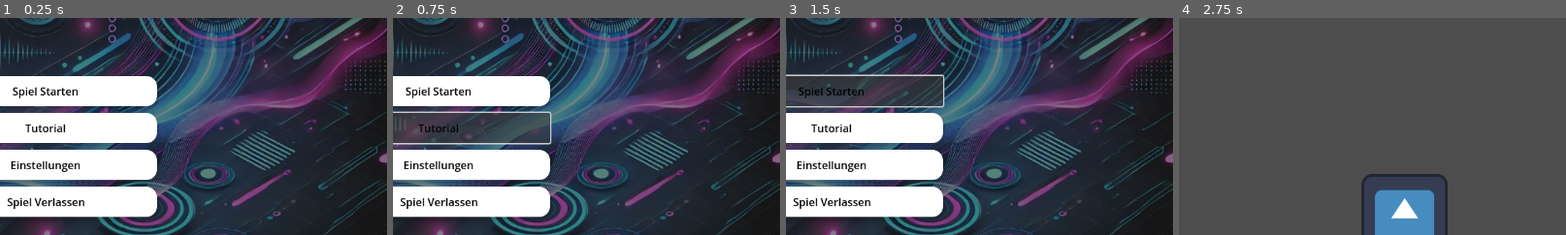
Above: before the commit, frames 1-4 (left to right).
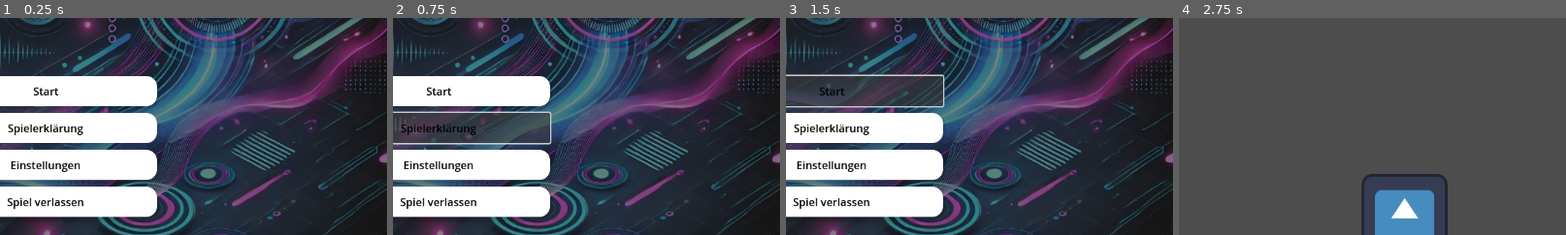
Above: after the commit, the same moments.

Repository: Kakaobaum/speedmaster
Game: Godot game, scene res://Scenes/menu.tscn
Same seed, same stepped clock (60 frames per second), same inputs: the game is played once before the commit and once after it. The engine's default icon, where the game draws it, is replaced by a stand-in: a white triangle on a blue panel in a dark square.
Inputs:
- Up to frame 1 (0.25 s): no input
- Up to frame 2 (0.75 s): click "Tutorial" (after the commit: "Spielerklärung") at 0.5 s
- Up to frame 3 (1.5 s): click "Spiel Starten" (after the commit: "Start") at 1.25 s
- Up to frame 4 (2.75 s): click "Spiel Starten" (after the commit: "Start") at 2 s
The pictures show only the part of the screen within x 44-94%, y 27-77%; the shares and areas given below are measured in that part.

The runs differ from the first frame. In frame 1, 1.2% of the frame differs, in the area x 2-22%, y 31-88%; in frame 2, 1.0%; in frame 3, 1.0%; in frame 4, nothing differs.

Commit message:
Updated buttons and adjusted audio cues.
Updated tutorial button and adjusted audio cues.

Diff:
--- a/Scenes/menu.tscn
+++ b/Scenes/menu.tscn
@@ -71,7 +71,7 @@
 theme_override_colors/font_color = Color(0, 0, 0, 1)
 theme_override_constants/h_separation = 7
 theme_override_styles/normal = SubResource("StyleBoxFlat_o2qkb")
-text = "Spiel Starten
+text = "Start
 "
 
 [node name="btnTutorial" type="Button" parent="VBoxContainer"]
@@ -84,8 +84,7 @@
 theme_override_colors/font_color = Color(0, 0, 0, 1)
 theme_override_constants/h_separation = 7
 theme_override_styles/normal = SubResource("StyleBoxFlat_o2qkb")
-text = "Tutorial
-"
+text = "Spielerklärung"
 
 [node name="btnSettings" type="Button" parent="VBoxContainer"]
 layout_mode = 2
@@ -110,7 +109,7 @@
 theme_override_colors/font_color = Color(0, 0, 0, 1)
 theme_override_constants/h_separation = 7
 theme_override_styles/normal = SubResource("StyleBoxFlat_o2qkb")
-text = "Spiel Verlassen"
+text = "Spiel verlassen"
 
 [node name="Label" type="Label" parent="."]
 layout_mode = 1
Not shown, changed: Audio/tutorial.mp3.import
Not shown, changed: Audio/tutorial.mp3
